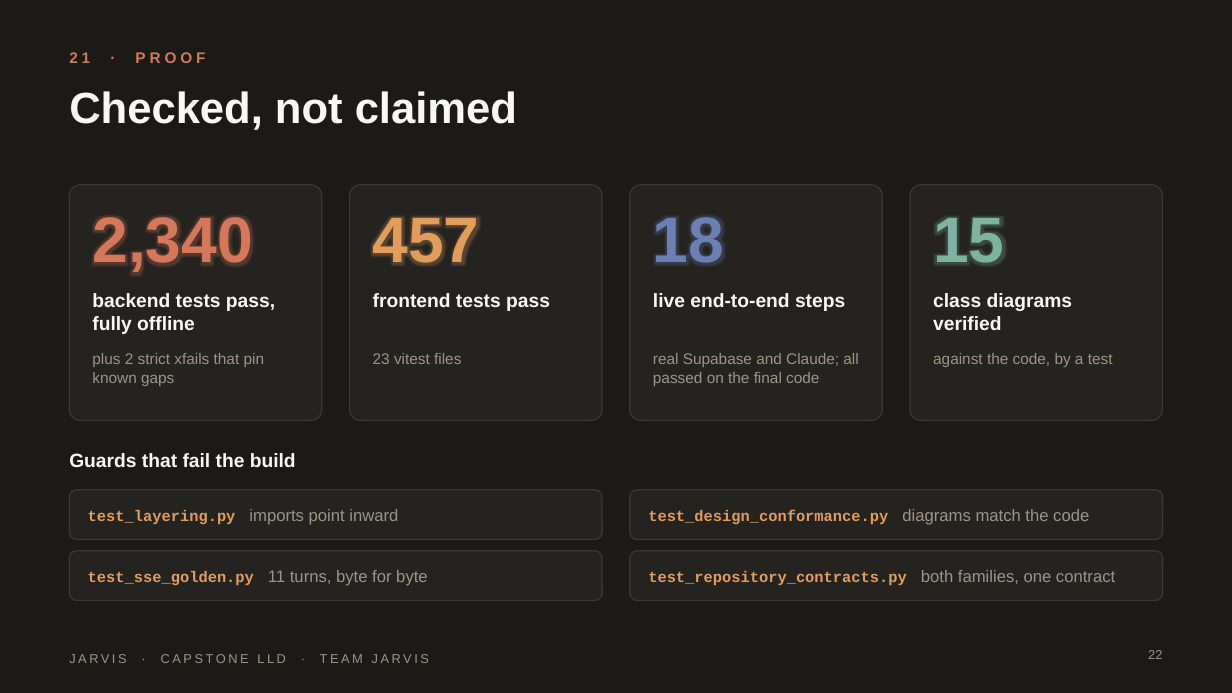
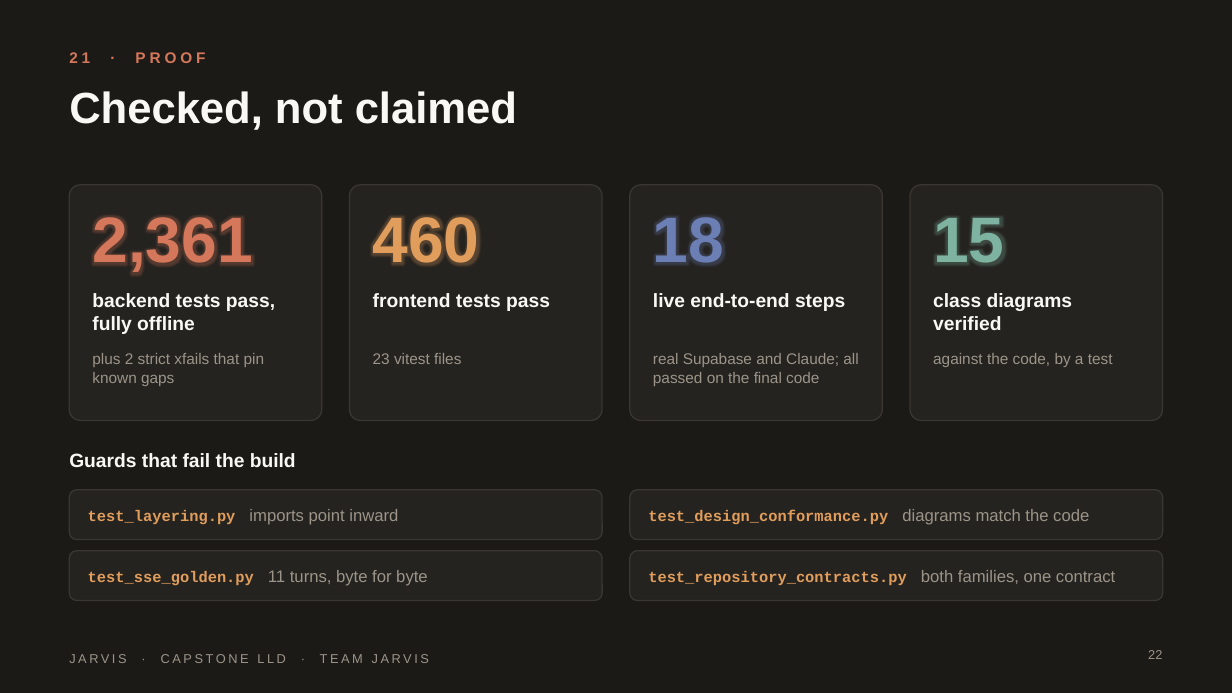
Before and after one commit to HackHeroic/Jarvis-Engine, a slide deck: slide 22 of docs/capstone/presentation/Jarvis-Capstone.pptx. Drawn at 1232x693 pixels with LibreOffice and Linux fonts; fonts in the diff are those of the drawing; background and template pictures are left out. Boxes give left, top, right and bottom in pixels: in the first picture for what was removed or moved away, otherwise in the second. Text is boxed around its words. In the diff, an @@ line names an element or a change of style, - is before the commit and + after.

Commit message:
Docs and deck: the workspace is composed per task (D34), current test counts

```diff
--- a/docs/capstone/presentation/Jarvis-Capstone.pptx
+++ b/docs/capstone/presentation/Jarvis-Capstone.pptx
@@ text at bbox=[92, 217, 252, 272]: text changed @@
-2,340
+2,361
@@ text at bbox=[373, 212, 480, 275]: text changed @@
-457
+460
```
Also in this commit, not shown: 10 other files.
